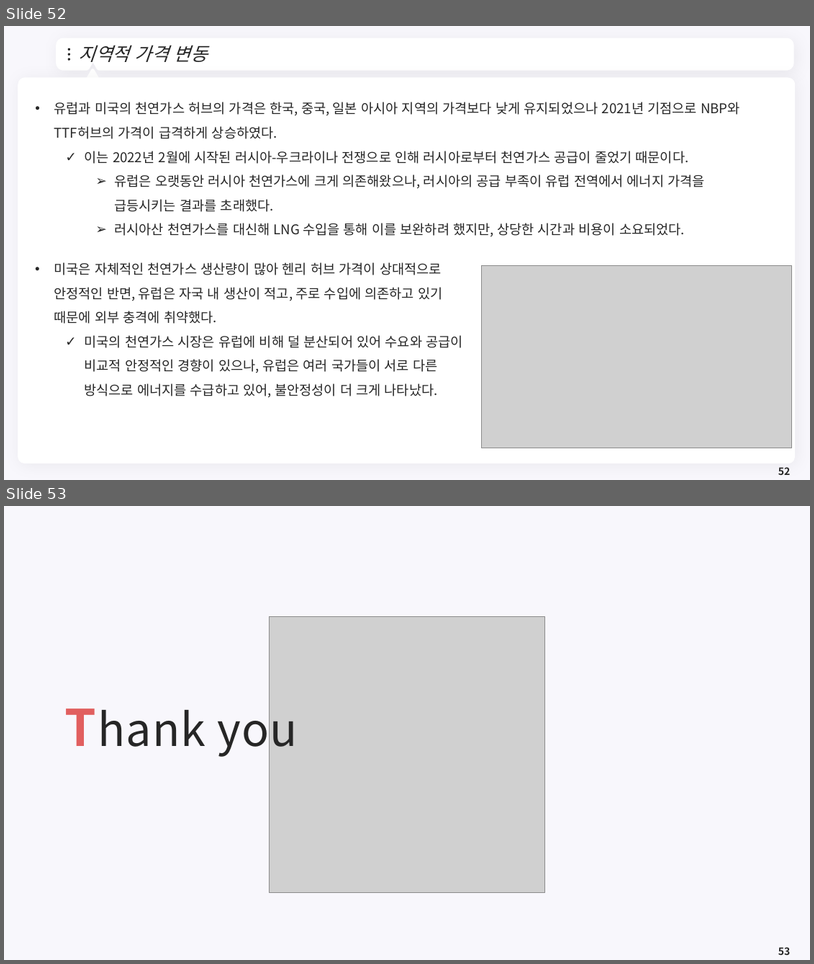
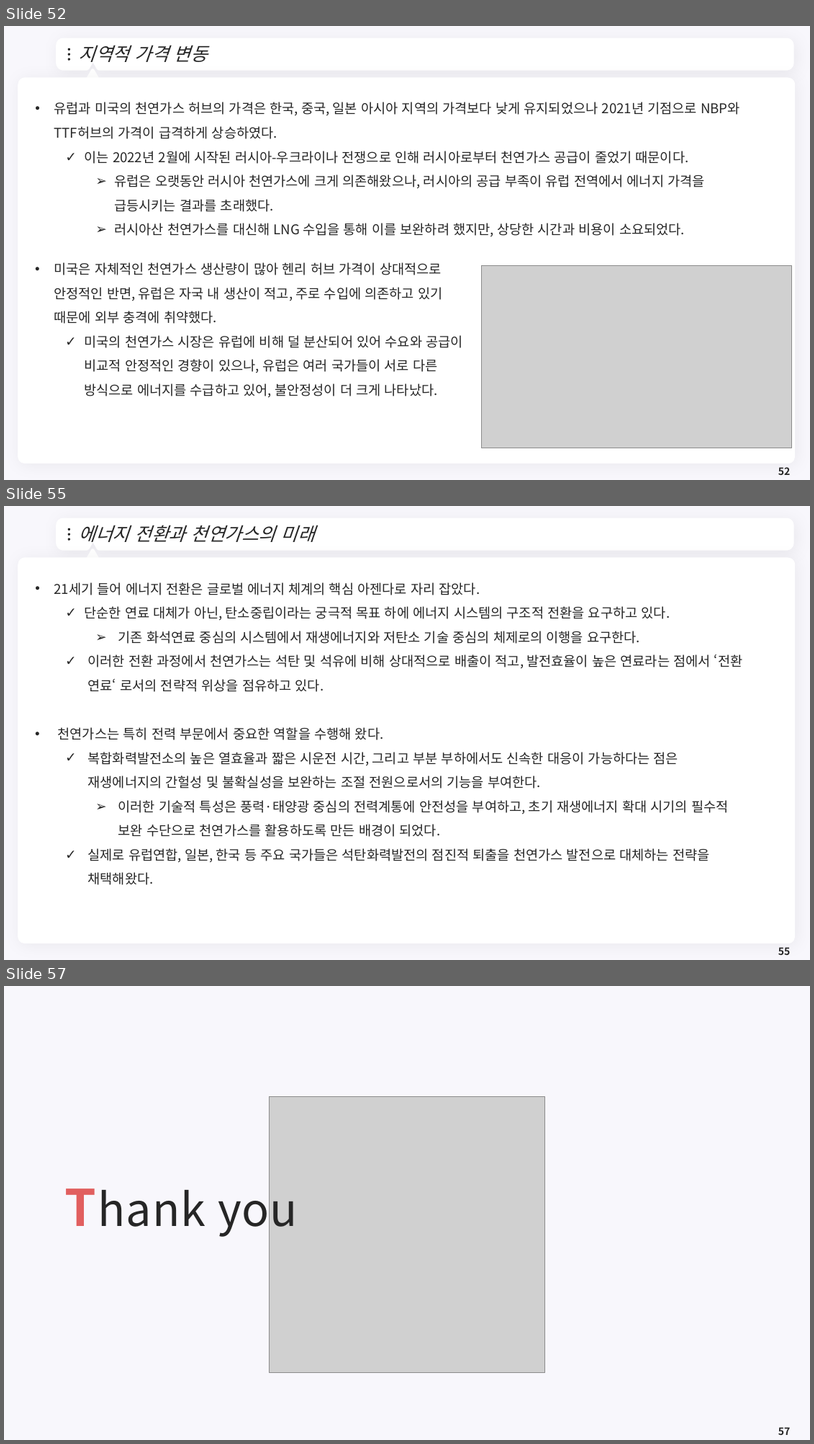
Before and after one commit to meandthey/Teaching, a slide deck: 에너지경제학/자원에너지경제학_Chapter_3 (가스).pptx. Shown one above the other, each under a label of ours: slides 52 and 53 before the commit, slides 52, 55 and 57 after it; the slides between them are not shown. The pictures are 814x964 and 814x1444 pixels, drawn with LibreOffice and Linux fonts; fonts in the diff are those of the drawing; grey boxes stand for pictures; background and template pictures are left out. Boxes give left, top, right and bottom in pixels: in the first picture for what was removed or moved away, otherwise in the second. Text is boxed around its words. In the diff, an @@ line names an element or a change of style, - is before the commit and + after.

```diff
--- a/에너지경제학/자원에너지경제학_Chapter_3 (가스).pptx
+++ b/에너지경제학/자원에너지경제학_Chapter_3 (가스).pptx
@@ slide 55 added at (4,506,810,960), background #F8F7FC; not listed: 7 template elements that a slide beside it also shows @@
@@ title added at (79,525,314,542), 22 pt, text #262626, italic @@
+에너지 전환과 천연가스의 미래
@@ text added at (54,582,743,885), 16 pt, text #262626 @@
+• 21세기 들어 에너지 전환은 글로벌 에너지 체계의 핵심 아젠다로 자리 잡았다.
+  ✓ 단순한 연료 대체가 아닌, 탄소중립이라는 궁극적 목표 하에 에너지 시스템의 구조적 전환을 요구하고 있다.
+    ➢ 기존 화석연료 중심의 시스템에서 재생에너지와 저탄소 기술 중심의 체제로의 이행을 요구한다.
+  ✓ 이러한 전환 과정에서 천연가스는 석탄 및 석유에 비해 상대적으로 배출이 적고, 발전효율이 높은 연료라는 점에서 ‘전환 연료‘ 로서의 전략적 위상을 점유하고 있다.
+• 천연가스는 특히 전력 부문에서 중요한 역할을 수행해 왔다.
+  ✓ 복합화력발전소의 높은 열효율과 짧은 시운전 시간, 그리고 부분 부하에서도 신속한 대응이 가능하다는 점은 재생에너지의 간헐성 및 불확실성을 보완하는 조절 전원으로서의 기능을 부여한다.
+    ➢ 이러한 기술적 특성은 풍력·태양광 중심의 전력계통에 안전성을 부여하고, 초기 재생에너지 확대 시기의 필수적 보완 수단으로 천연가스를 활용하도록 만든 배경이 되었다.
+  ✓ 실제로 유럽연합, 일본, 한국 등 주요 국가들은 석탄화력발전의 점진적 퇴출을 천연가스 발전으로 대체하는 전략을 채택해왔다.
@@ page number added at (779,947,790,955), 12 pt, text #262626, bold @@
+55
@@ what was slide 53 is now slide 57 @@
@@ page number at (779,1427,790,1435): text changed @@
-53
+57
```
Also in this commit, not shown: 1 slide changed, 3 other slides added, 4 other files.
